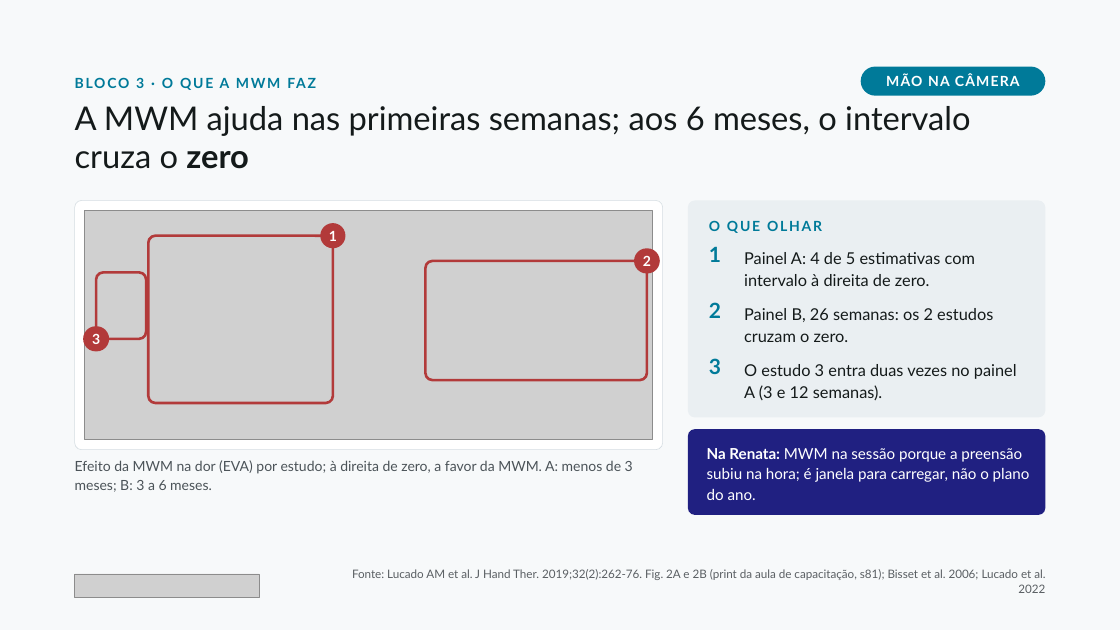
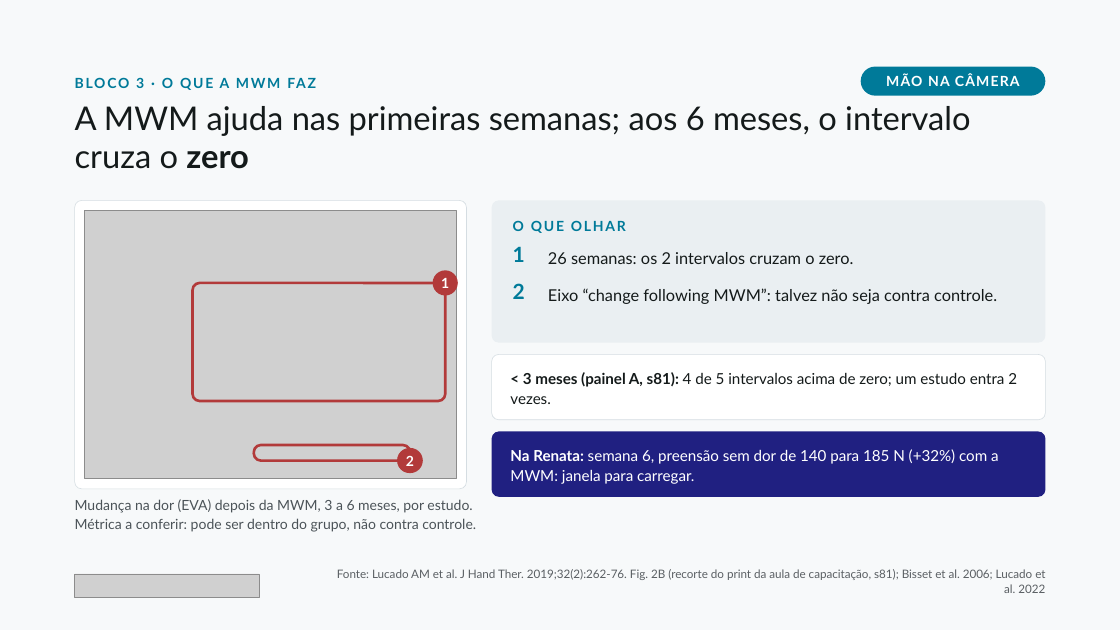
Before and after one commit to dossantosdanieel/illic, a slide deck: slide 16 of aulas/2026-11-cotovelo-lateral-2-reabilitacao/04_aula/cotovelo-lateral-2-reabilitacao.pptx (slide 17 before the commit). Drawn at 1120x630 pixels with LibreOffice and Linux fonts; fonts in the diff are those of the drawing; grey boxes stand for pictures. Boxes give left, top, right and bottom in pixels: in the first picture for what was removed or moved away, otherwise in the second. Text is boxed around its words. In the diff, an @@ line names an element or a change of style, - is before the commit and + after.

```diff
--- a/aulas/2026-11-cotovelo-lateral-2-reabilitacao/04_aula/cotovelo-lateral-2-reabilitacao.pptx
+++ b/aulas/2026-11-cotovelo-lateral-2-reabilitacao/04_aula/cotovelo-lateral-2-reabilitacao.pptx
@@ rounded rectangle: place and size @@
-rounded rectangle at box(75, 201, 663, 450)
+rounded rectangle at box(75, 201, 466, 489)
@@ proportions changed in 4 elements at box(75, 201, 466, 489), box(192, 283, 445, 402), box(254, 445, 410, 461), box(492, 201, 1045, 343) @@
@@ rounded rectangle: place and size @@
-rounded rectangle at box(688, 201, 1046, 418)
+rounded rectangle at box(492, 201, 1045, 343)
@@ picture: place and size @@
-picture at box(85, 211, 653, 440)
+picture at box(85, 211, 456, 479)
@@ text "O QUE OLHAR": place and size @@
-text "O QUE OLHAR" at box(709, 220, 822, 233)
+text "O QUE OLHAR" at box(513, 220, 626, 233)
@@ text "1": place and size @@
-text "1" at box(709, 246, 721, 262)
+text "1" at box(513, 246, 525, 262)
@@ text at box(548, 252, 854, 264): text changed @@
-Painel B, 26 semanas: os 2 estudos cruzam o zero.
+26 semanas: os 2 intervalos cruzam o zero.
@@ rounded rectangle removed at box(96, 272, 145, 339) @@
@@ rounded rectangle: place and size @@
-rounded rectangle at box(149, 236, 334, 403)
+rounded rectangle at box(192, 283, 445, 402)
@@ rounded rectangle "1": place and size @@
-rounded rectangle "1" at box(320, 223, 345, 249)
+rounded rectangle "1" at box(433, 271, 458, 296)
@@ text "2": place and size @@
-text "2" at box(709, 302, 721, 318)
+text "2" at box(513, 283, 525, 299)
@@ text at box(548, 288, 997, 304): text changed @@
-Painel A: 4 de 5 estimativas com intervalo à direita de zero.
+Eixo “change following MWM”: talvez não seja contra controle.
@@ rounded rectangle removed at box(83, 326, 109, 351) @@
-3
@@ rounded rectangle added at box(492, 355, 1045, 420), fill #FFFFFF, outline #D5DDE2 0.5 pt, 13 pt, text #141A1A @@
+< 3 meses (painel A, s81): 4 de 5 intervalos acima de zero; um estudo entra 2 vezes.
@@ text removed at box(709, 358, 721, 374) @@
-3
@@ text removed at box(744, 364, 1017, 400) @@
-O estudo 3 entra duas vezes no painel A (3 e 12 semanas).
@@ rounded rectangle: place and size @@
-rounded rectangle at box(426, 261, 648, 381)
+rounded rectangle at box(254, 445, 410, 461)
@@ rounded rectangle "2": place and size @@
-rounded rectangle "2" at box(634, 249, 660, 274)
+rounded rectangle "2" at box(397, 448, 423, 473)
@@ rounded rectangle added at box(492, 432, 1045, 497), fill #202081, 13 pt, text #FFFFFF @@
+Na Renata: semana 6, preensão sem dor de 140 para 185 N (+32%) com a MWM: janela para carregar.
@@ rounded rectangle removed at box(688, 429, 1046, 515) @@
-Na Renata: MWM na sessão porque a preensão subiu na hora; é janela para carregar, não o plano do ano.
@@ text removed at box(75, 460, 633, 492) @@
-Efeito da MWM na dor (EVA) por estudo; à direita de zero, a favor da MWM. A: menos de 3 meses; B: 3 a 6 meses.
@@ text added at box(75, 499, 476, 532), 12 pt, text #4B5358 @@
+Mudança na dor (EVA) depois da MWM, 3 a 6 meses, por estudo. Métrica a conferir: pode ser dentro do grupo, não contra controle.
@@ text at box(337, 569, 1045, 593): text changed @@
-Fonte: Lucado AM et al. J Hand Ther. 2019;32(2):262-76. Fig. 2A e 2B (print da aula de capacitação, s81); Bisset et al. 2006; Lucado et al. 2022
+Fonte: Lucado AM et al. J Hand Ther. 2019;32(2):262-76. Fig. 2B (recorte do print da aula de capacitação, s81); Bisset et al. 2006; Lucado et al. 2022
```
Also in this commit, not shown: 15 other slides changed, 1 slide removed, 22 other files.
